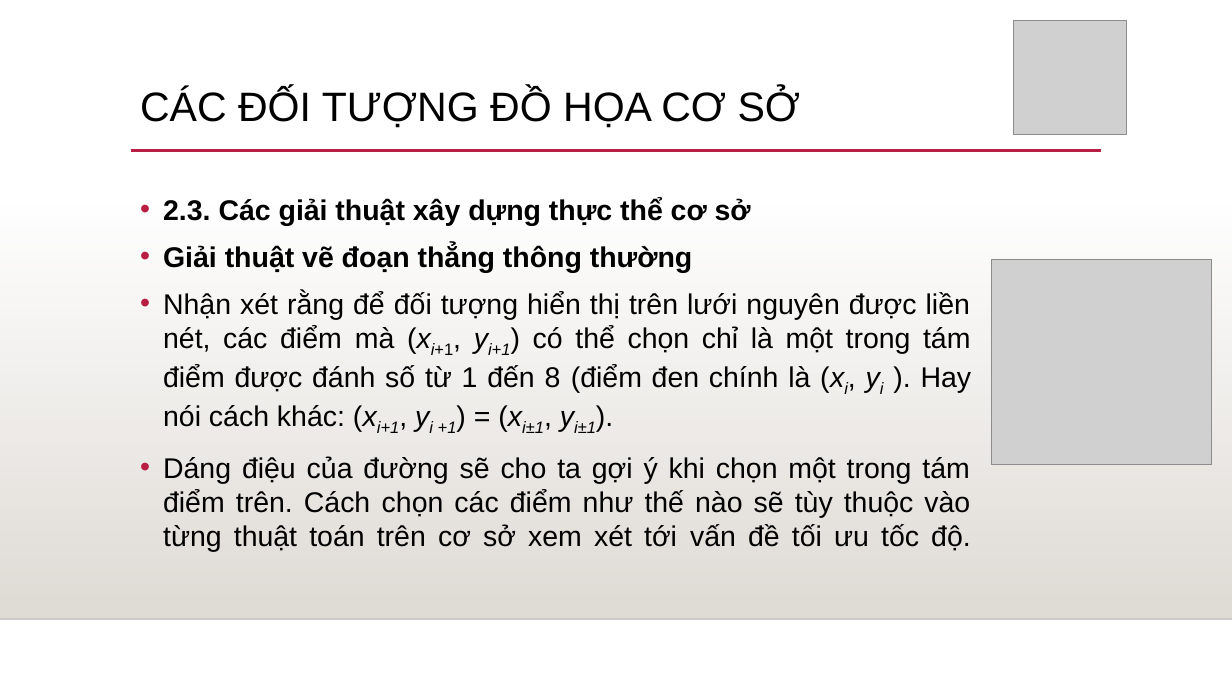
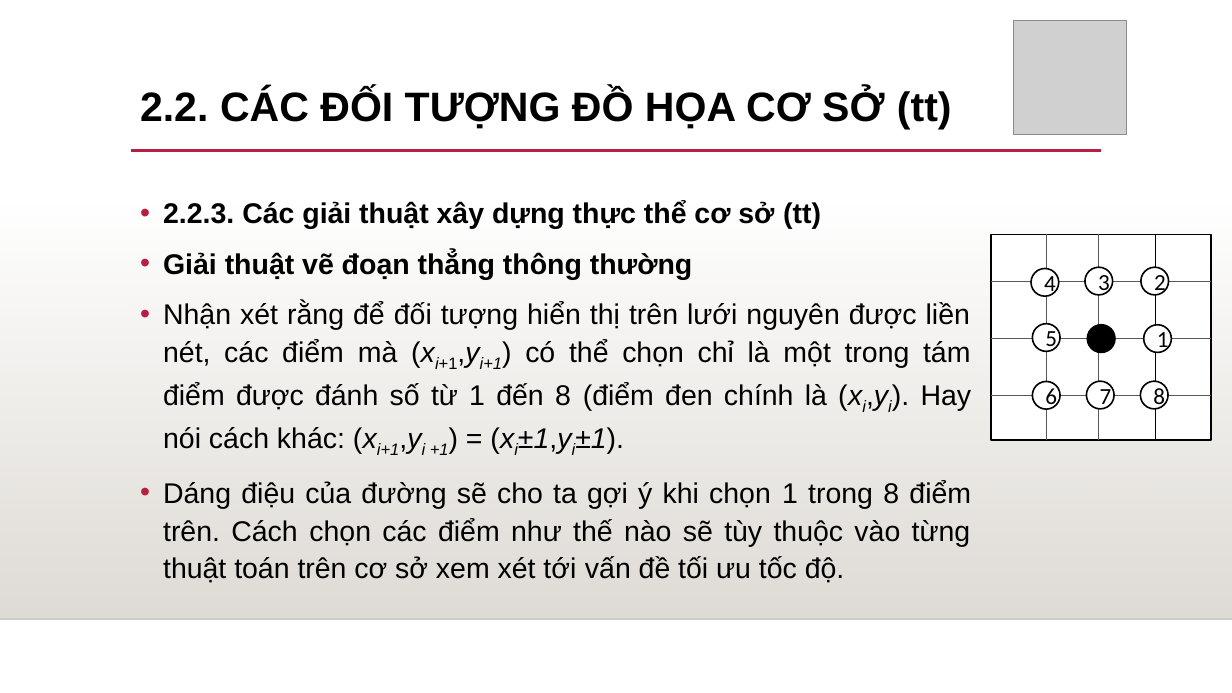
Before and after one commit to thinhdoanvu/ComputerGraphics, a slide deck: slide 14 of Chapter2.pptx (slide 13 before the commit). Drawn at 1232x693 pixels with LibreOffice and Linux fonts; fonts in the diff are those of the drawing; grey boxes stand for pictures; background and template pictures are left out. Boxes give left, top, right and bottom in pixels: in the first picture for what was removed or moved away, otherwise in the second. Text is boxed around its words. In the diff, an @@ line names an element or a change of style, - is before the commit and + after.

```diff
--- a/Chapter2.pptx
+++ b/Chapter2.pptx
@@ title at [140,88,952,129]: text changed; bold on @@
-CÁC ĐỐI TƯỢNG ĐỒ HỌA CƠ SỞ
+2.2. CÁC ĐỐI TƯỢNG ĐỒ HỌA CƠ SỞ (tt)
@@ text at [163,201,821,229]: text changed @@
-• 2.3. Các giải thuật xây dựng thực thể cơ sở
+• 2.2.3. Các giải thuật xây dựng thực thể cơ sở (tt)
@@ rectangle added at [992,235,1212,440], fill #FFFFFF, outline #000000 1.25 pt @@
@@ line added from (1046, 234) to (1046, 440), #595959 0.75 pt @@
@@ line added from (1099, 234) to (1099, 440), #595959 0.75 pt @@
@@ line added from (1156, 234) to (1156, 440), #000000 0.75 pt @@
@@ text at [163,252,692,280]: line spacing 1 to 1.1 @@
@@ picture removed at [992,260,1212,465] @@
@@ ellipse added at [1031,269,1059,297], fill #FFFFFF, outline #000000 1.25 pt, 18 pt, text #000000 @@
+4
@@ ellipse added at [1085,267,1113,295], fill #FFFFFF, outline #000000 1.25 pt, 18 pt, text #000000 @@
+3
@@ ellipse added at [1141,267,1169,295], fill #FFFFFF, outline #000000 1.25 pt, 18 pt, text #000000 @@
+2
@@ line added from (992, 281) to (1212, 281), #595959 0.75 pt @@
@@ text at [163,302,972,583]: text changed @@
-• Nhận xét rằng để đối tượng hiển thị trên lưới nguyên được liền nét, các điểm mà (xi+1, yi+1) có thể chọn chỉ là một trong tám điểm được đánh số từ 1 đến 8 (điểm đen chính là (xi, yi ). Hay nói cách khác: (xi+1, yi +1) = (xi±1, yi±1).
-• Dáng điệu của đường sẽ cho ta gợi ý khi chọn một trong tám điểm trên. Cách chọn các điểm như thế nào sẽ tùy thuộc vào từng thuật toán trên cơ sở xem xét tới vấn đề tối ưu tốc độ.
+• Nhận xét rằng để đối tượng hiển thị trên lưới nguyên được liền nét, các điểm mà (xi+1,yi+1) có thể chọn chỉ là một trong tám điểm được đánh số từ 1 đến 8 (điểm đen chính là (xi,yi). Hay nói cách khác: (xi+1,yi +1) = (xi±1,yi±1).
+• Dáng điệu của đường sẽ cho ta gợi ý khi chọn 1 trong 8 điểm trên. Cách chọn các điểm như thế nào sẽ tùy thuộc vào từng thuật toán trên cơ sở xem xét tới vấn đề tối ưu tốc độ.
@@ ellipse added at [1032,323,1060,351], fill #FFFFFF, outline #000000 1.25 pt, 18 pt, text #000000 @@
+5
@@ ellipse added at [1088,324,1116,352], fill #000000, outline #000000 1.25 pt @@
@@ ellipse added at [1144,324,1172,352], fill #FFFFFF, outline #000000 1.25 pt, 18 pt, text #000000 @@
+1
@@ line added from (992, 339) to (1212, 339), #595959 0.75 pt @@
@@ ellipse added at [1032,382,1060,409], fill #FFFFFF, outline #000000 1.25 pt, 18 pt, text #000000 @@
+6
@@ ellipse added at [1087,382,1115,409], fill #FFFFFF, outline #000000 1.25 pt, 18 pt, text #000000 @@
+7
@@ ellipse added at [1141,382,1168,409], fill #FFFFFF, outline #000000 1.25 pt, 18 pt, text #000000 @@
+8
@@ line added from (992, 396) to (1212, 396), #595959 0.75 pt @@
```
Also in this commit, not shown: 29 other slides changed, 40 slides added, 1 slide removed, 1 other file.
